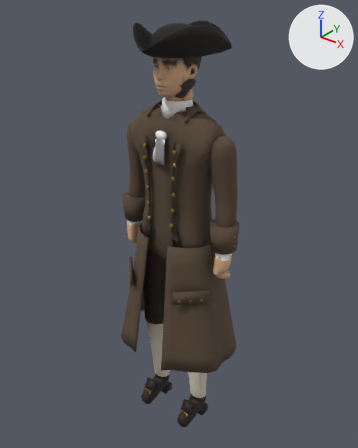
Two versions of the glTF model reckoning/models/townsman.glb, one commit apart.
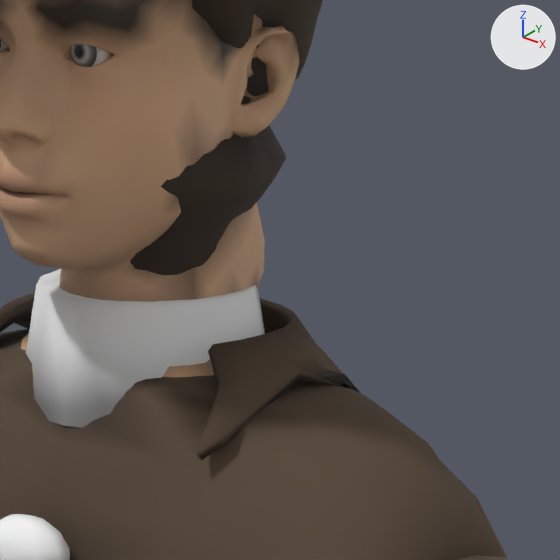
The first picture shows the older version from a camera (50 mm lens) standing at (1.17, -1.452, 1.907) and looking at (-0.024, 0.04, 0.982). The close-ups show the older and then the newer version on the part from 44% to 65% of the width and 13% to 30% of the height of that picture. Only the edits that show in the close-ups are written down. The axes (+X, +Y, +Z) are drawn at upper right. The lights are the same throughout. Vertices at exactly the same position are counted once.

The first close-up shows 'townsman_body', 'townsman_coat', 'townsman_hair', 'townsman_linen', 'townsman_skin' and 2 more.
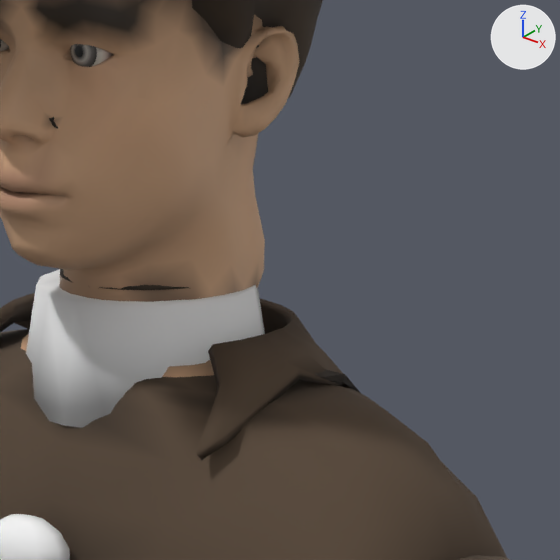
Pixel boxes (x1, y1, x2, y2) of what changed, in the close-ups (560 x 560 px; the box of a moved part takes in the faces that stretch with it):
'townsman_hair', reshaped (mostly hidden afterwards)
    before: (130, 0, 323, 275)
    after: (49, 0, 323, 290)
part 1 of me_townsman_hair, moved or reshaped (mostly hidden)
    before: (130, 64, 305, 275)
    after: (49, 64, 305, 290)
part 2 of me_townsman_hair, recoloured
    before: (131, 125, 286, 275)
    after: (60, 269, 184, 290)
part 3 of me_townsman_skin, recoloured
    both: (42, 50, 228, 302)
part 4 of me_townsman_skin, recoloured
    both: (149, 31, 300, 283)

Diff of the bpy script that builds the scene:
```diff
--- a/reckoning/models/townsman.glb.py
+++ b/reckoning/models/townsman.glb.py
@@ me_townsman_hair @@
 me_townsman_hair.from_pydata(...)  # 1082 vertices, 2160 faces; spans x -0.085..0.085, y -0.108..0.096, z 1.525..1.766
 # used by ob_townsman_hair; location = (0.0, 0.0, 0.0)
+# me_townsman_hair part 1: 478 of 1082 vertices moved; they spanned x -0.071..0.071, y -0.098..0.08, z 1.525..1.625 and now span x -0.071..0.071, y -0.098..0.076, z 1.525..1.614; mean shift (0.0, 0.003, -0.003); largest move (0.0, 0.005, 1.533) -> (0.0, 0.062, 1.533)
+# me_townsman_hair part 2: 277 kept faces spanning x -0.054..0.054, y -0.054..0.058, z 1.525..1.591 get new vertex colours; the middle colour goes from brown #382b1e to black #20180f
 me_townsman_hair.materials.append(mat_townsman_hair)
@@ me_townsman_skin @@
 me_townsman_skin.from_pydata(...)  # 1599 vertices, 3168 faces; spans x -0.083..0.081, y -0.115..0.084, z 1.417..1.749
 # used by ob_townsman_skin; location = (0.0, 0.0, 0.0)
+# me_townsman_skin part 3: 347 faces centred in x -0.081..0.08, y -0.103..0.066, z 1.514..1.679 are repainted in the vertex colours; the middle colour goes from brown #80654e to brown #a18064
+# me_townsman_skin part 4: 250 faces centred in x -0.081..0.081, y -0.059..0.062, z 1.53..1.649 are repainted in the vertex colours; the middle colour goes from brown #80654e to beige #d3a984
 me_townsman_skin.materials.append(mat_townsman_skin)
```
